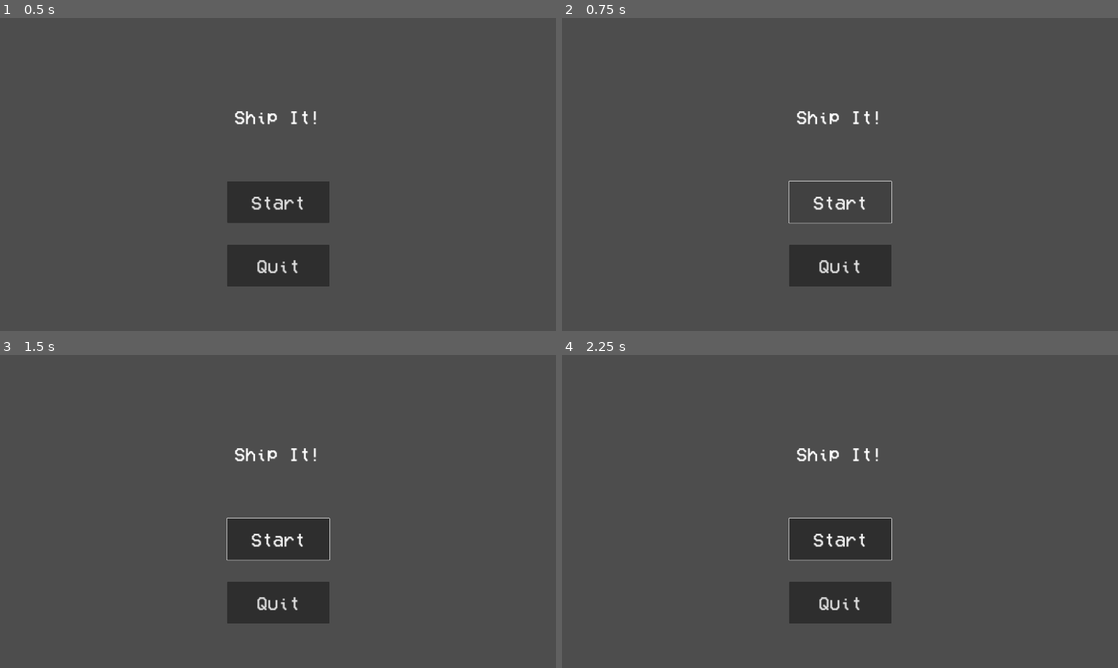
Above: before the commit, frames 1-4 (two rows, left to right).
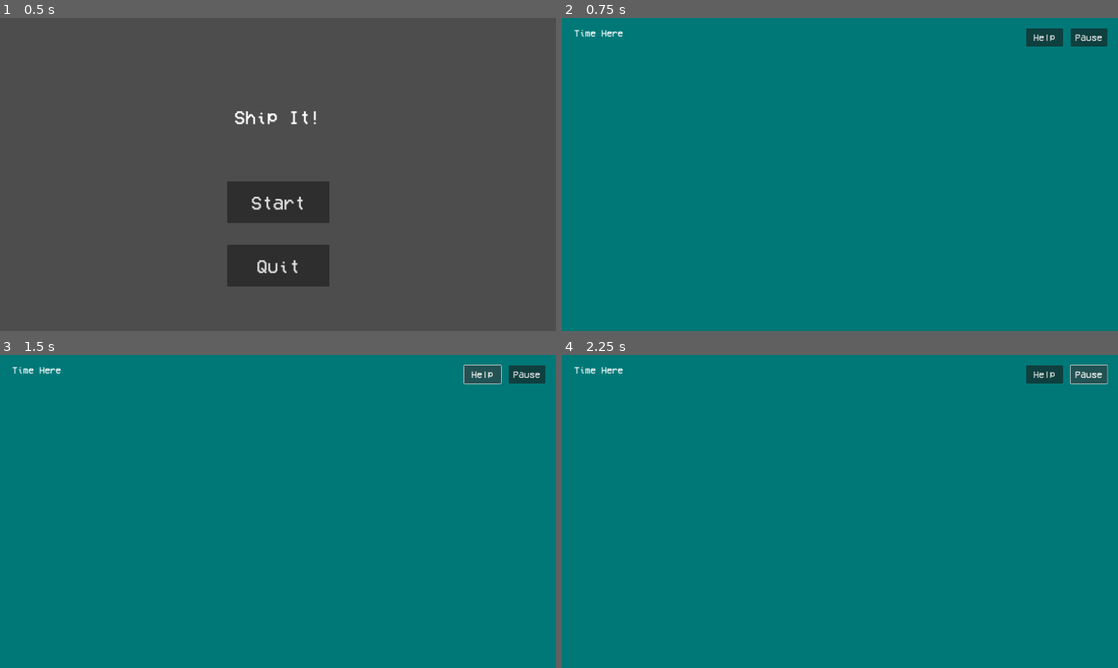
Above: after the commit, the same moments.

Repository: patrickly7/Hackathon-2024
Game: Godot game, scene res://Scenes/start_menu.tscn
Same seed, same stepped clock (60 frames per second), same inputs: the game is played once before the commit and once after it.
Inputs (mouse positions are in pixels of both pictures, inside the frame that each line leads up to):
- Up to frame 1 (0.5 s): no input
- Up to frame 2 (0.75 s): click "Start" at 0.5 s
- Up to frame 3 (1.5 s): click (483, 373) at 1.25 s, where only the run after the commit has a clickable "Help"
- Up to frame 4 (2.25 s): click (1090, 373) at 2 s, where only the run after the commit has a clickable "Pause"

Frame 1 is identical in both runs. In frame 2, 100% of the frame differs, in the area x 0-100%, y 0-100%; in frame 3, 100%; in frame 4, 100%.

Commit message:
Added Game Scene, Art/Music folders

Diff:
--- /dev/null
+++ b/Scenes/main_game.tscn
@@ -0,0 +1,37 @@
+[gd_scene load_steps=2 format=3 uid="uid://2qrnnjfd26oc"]
+
+[ext_resource type="FontFile" uid="uid://ktnlyqclx0vo" path="res://Assets/Fonts/VCR_OSD_MONO_1.001.ttf" id="1_m6rd2"]
+
+[node name="MainGame" type="Node2D"]
+
+[node name="Background" type="ColorRect" parent="."]
+offset_right = 1920.0
+offset_bottom = 1080.0
+color = Color(0, 0.469186, 0.472614, 1)
+
+[node name="GameTimer" type="Label" parent="."]
+offset_left = 42.0
+offset_top = 37.0
+offset_right = 213.0
+offset_bottom = 66.0
+theme_override_fonts/font = ExtResource("1_m6rd2")
+theme_override_font_sizes/font_size = 32
+text = "Time Here"
+
+[node name="HelpButton" type="Button" parent="."]
+offset_left = 1603.0
+offset_top = 36.0
+offset_right = 1730.0
+offset_bottom = 98.0
+theme_override_fonts/font = ExtResource("1_m6rd2")
+theme_override_font_sizes/font_size = 32
+text = "Help"
+
+[node name="PauseButton" type="Button" parent="."]
+offset_left = 1756.0
+offset_top = 36.0
+offset_right = 1883.0
+offset_bottom = 98.0
+theme_override_fonts/font = ExtResource("1_m6rd2")
+theme_override_font_sizes/font_size = 32
+text = "Pause"
--- a/Scenes/start_menu.tscn
+++ b/Scenes/start_menu.tscn
@@ -1,8 +1,10 @@
-[gd_scene load_steps=2 format=3 uid="uid://bu1aq5y7rime7"]
+[gd_scene load_steps=3 format=3 uid="uid://bu1aq5y7rime7"]
 
 [ext_resource type="FontFile" uid="uid://ktnlyqclx0vo" path="res://Assets/Fonts/VCR_OSD_MONO_1.001.ttf" id="1_c521m"]
+[ext_resource type="Script" path="res://Scripts/start_menu.gd" id="1_n0er7"]
 
 [node name="StartMenu" type="Node2D"]
+script = ExtResource("1_n0er7")
 
 [node name="Title" type="Label" parent="."]
 offset_left = 806.0
@@ -36,3 +38,5 @@
 theme_override_fonts/font = ExtResource("1_c521m")
 theme_override_font_sizes/font_size = 64
 text = "Quit"
+
+[connection signal="pressed" from="StartButton" to="." method="_on_start_button_pressed"]
--- /dev/null
+++ b/Scripts/start_menu.gd
@@ -0,0 +1,15 @@
+extends Node2D
+
+
+# Called when the node enters the scene tree for the first time.
+func _ready():
+	pass # Replace with function body.
+
+
+# Called every frame. 'delta' is the elapsed time since the previous frame.
+func _process(delta):
+	pass
+
+
+func _on_start_button_pressed():
+	get_tree().change_scene_to_file("res://Scenes/main_game.tscn")
Binary file added: Assets/Art/E8AnkNmVcAMu8TH.jpg
Not shown, added: Assets/Art/E8AnkNmVcAMu8TH.jpg.import
Not shown, added: Assets/Music/box_break.wav.import
Not shown, added: Assets/Music/box_break.wav
